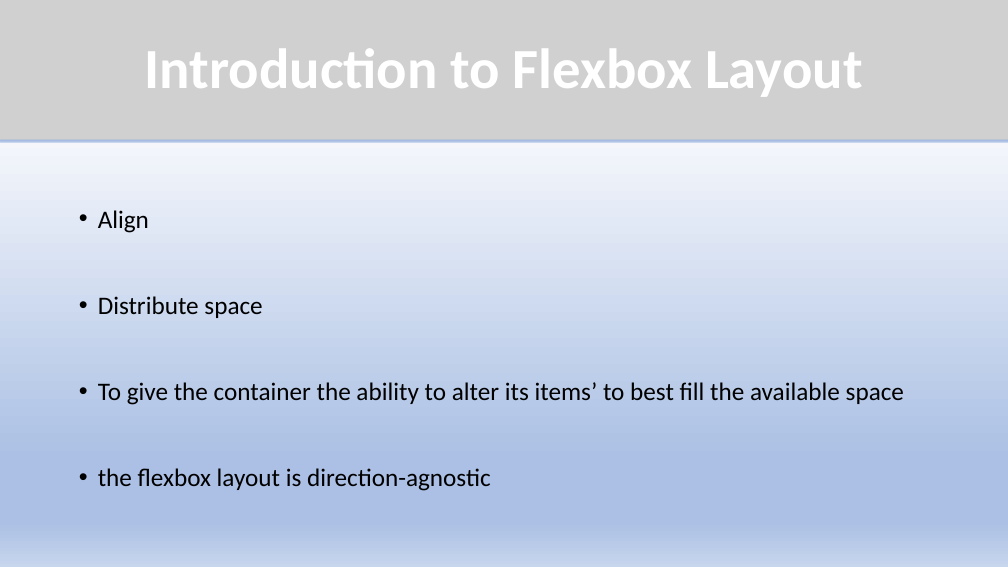
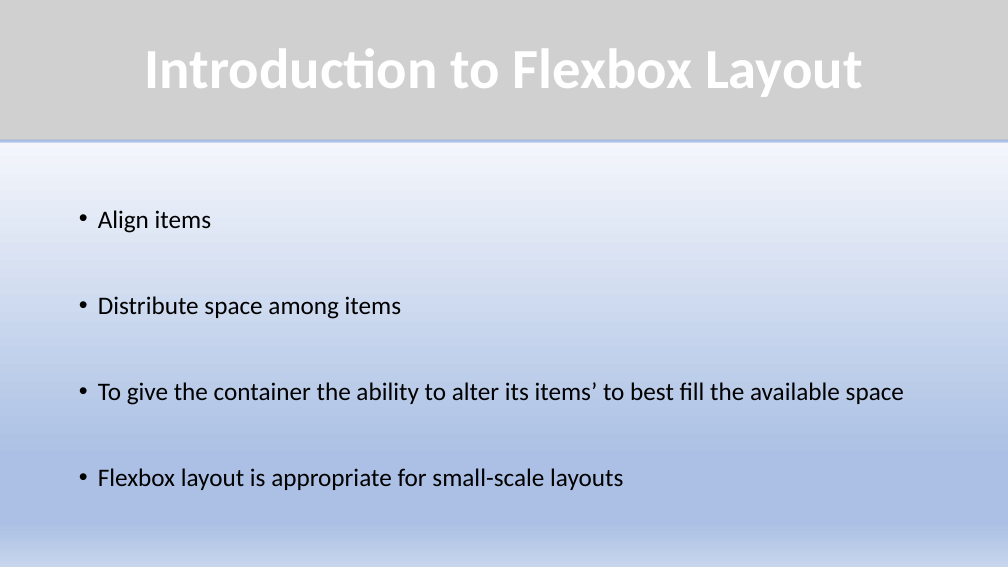
Before and after one commit to AdHouen/COURS_ANGLAIS, a slide deck: slide 3 of Exposé/Presentation Flex Box.pptx. Drawn at 1008x567 pixels with LibreOffice and Linux fonts; fonts in the diff are those of the drawing; grey boxes stand for pictures. Boxes give left, top, right and bottom in pixels: in the first picture for what was removed or moved away, otherwise in the second. Text is boxed around its words. In the diff, an @@ line names an element or a change of style, - is before the commit and + after.

```diff
--- a/Exposé/Presentation Flex Box.pptx
+++ b/Exposé/Presentation Flex Box.pptx
@@ text at bbox=[98, 210, 401, 319]: text changed @@
-• Align
-• Distribute space
+• Align items
+• Distribute space among items
@@ text at bbox=[98, 468, 623, 490]: text changed @@
-• the flexbox layout is direction-agnostic
+• Flexbox layout is appropriate for small-scale layouts
```
Also in this commit, not shown: 9 other slides changed, 1 other file.
